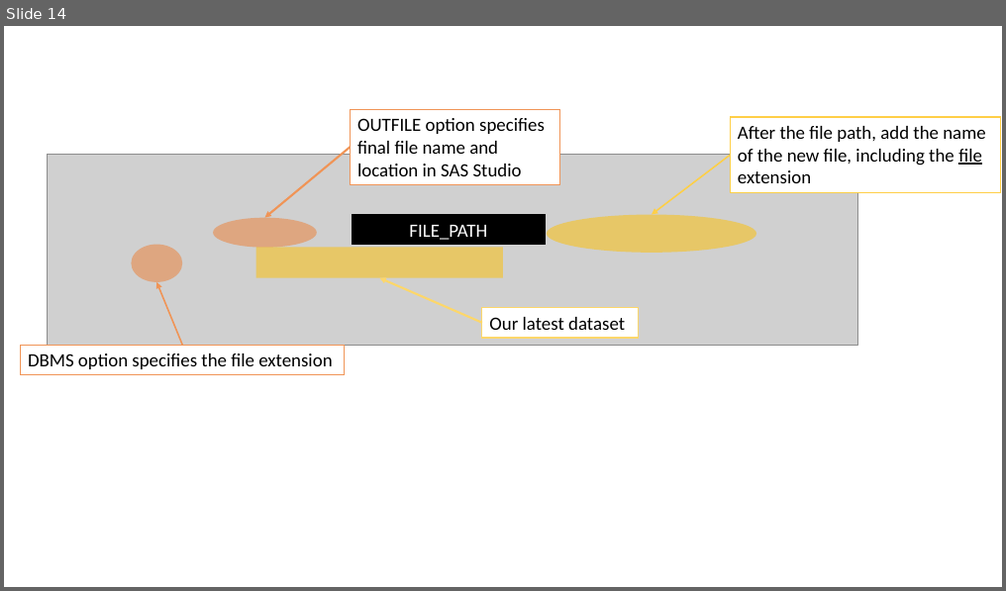
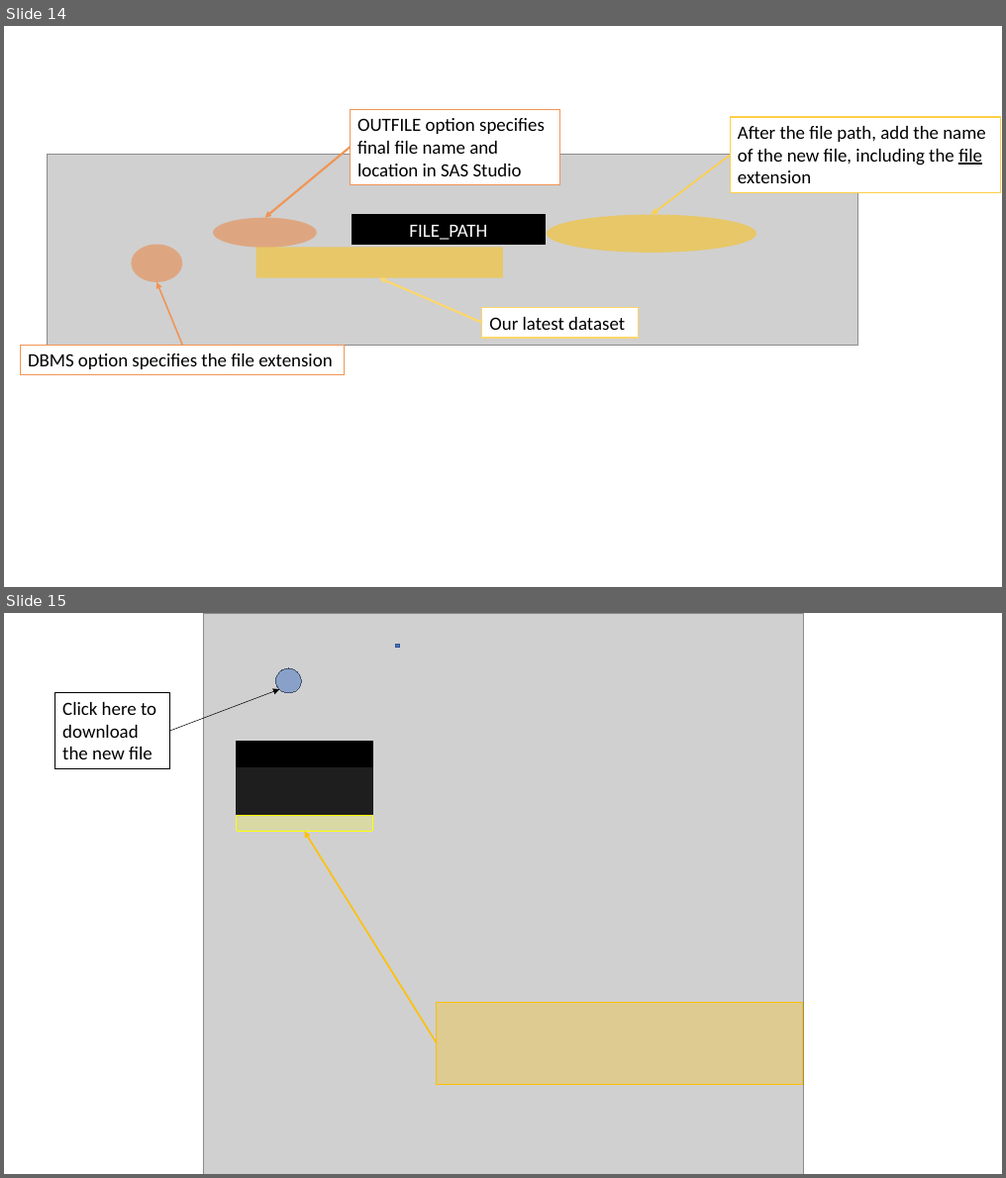
Before and after one commit to sastutorials/sastutorials.github.io, a slide deck: screenshots/imgs.pptx. Shown one above the other, each under a label of ours: slide 14 before the commit, slides 14 and 15 after it. The pictures are 1006x591 and 1006x1178 pixels, drawn with LibreOffice and Linux fonts; fonts in the diff are those of the drawing; grey boxes stand for pictures. Boxes give left, top, right and bottom in pixels: in the first picture for what was removed or moved away, otherwise in the second. Text is boxed around its words. In the diff, an @@ line names an element or a change of style, - is before the commit and + after.

```diff
--- a/screenshots/imgs.pptx
+++ b/screenshots/imgs.pptx
@@ slide 15 added at [4, 613, 1002, 1174], background #FFFFFF @@
@@ picture added at [203, 613, 804, 1174] @@
@@ ellipse added at [275, 668, 301, 693], fill #4472C4 at 50% opacity, outline #44546A 0.75 pt @@
@@ rectangle added at [395, 644, 399, 648], fill #4472C4, outline #325491 1 pt @@
@@ rectangle added at [54, 693, 169, 768], fill #FFFFFF, outline #000000 1 pt, 18 pt, text #000000 @@
+Click here to download the new file
@@ arrow added from (170, 731) to (279, 689), #000000 0.5 pt @@
@@ rectangle added at [236, 741, 374, 815], fill #000000 at 85% opacity @@
@@ rectangle added at [236, 741, 374, 766], fill #000000, outline #000000 1 pt @@
@@ rounded rectangle added at [236, 815, 374, 832], fill #FFFF00 at 20% opacity, outline #FFFF00 0.75 pt @@
@@ arrow added from (437, 1044) to (304, 832), #FFC000 1.5 pt @@
@@ rectangle added at [437, 1003, 803, 1085], fill #FFC000 at 30% opacity, outline #FFC000 0.75 pt @@
```
Also in this commit, not shown: 2 other files.
